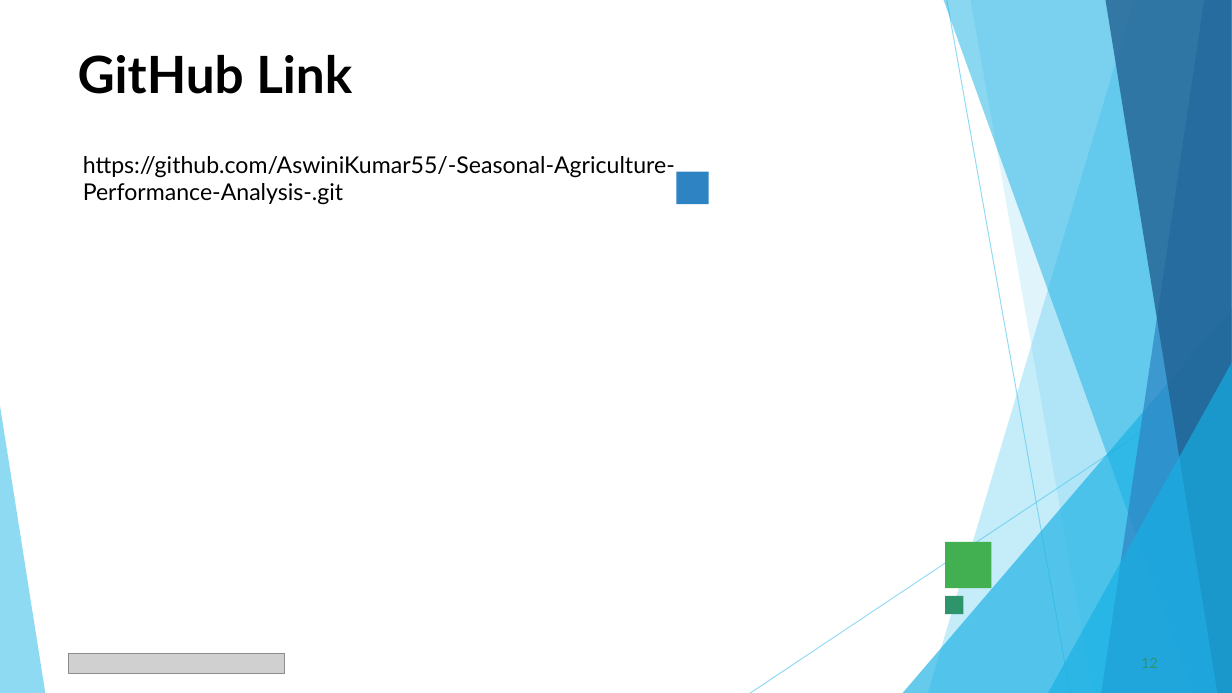
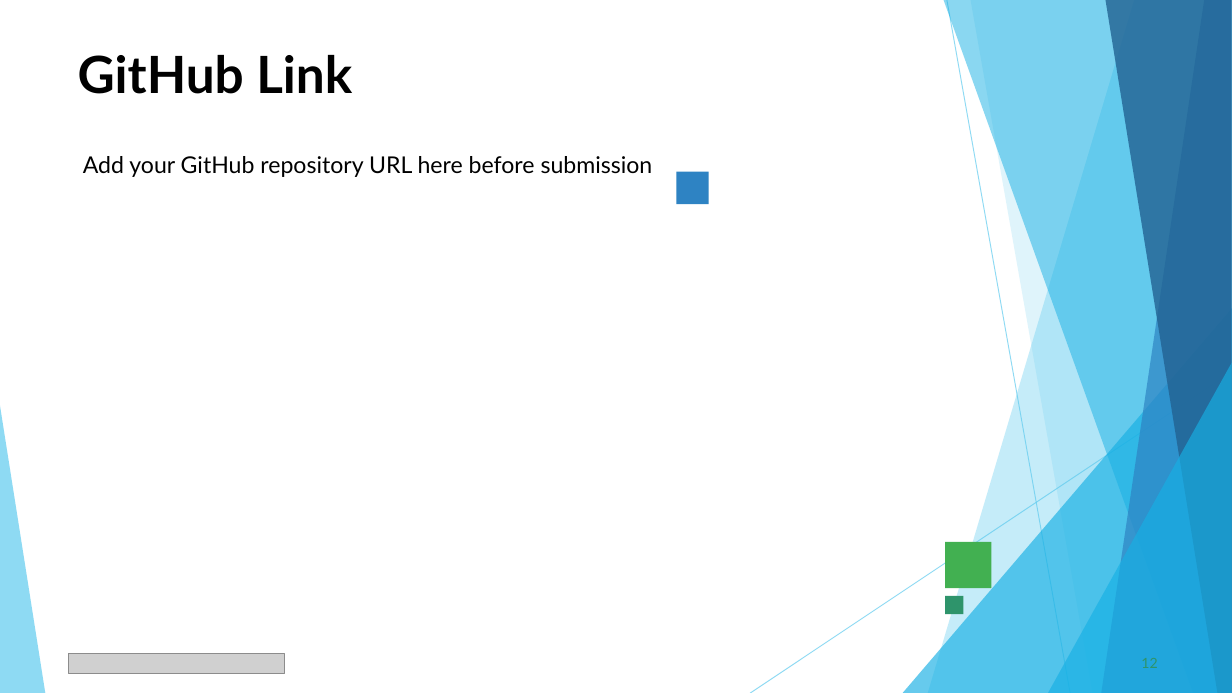
Before and after one commit to omsinghal3445/Seasonal-Agriculture-Performance-Analysis-project, a slide deck: slide 12 of Seasonal-Agriculture-Performance-Analysis/docs/VOIS_Major_Project_Seasonal_Agriculture_Performance_Analysis.pptx. Drawn at 1232x693 pixels with LibreOffice and Linux fonts; fonts in the diff are those of the drawing; grey boxes stand for pictures. Boxes give left, top, right and bottom in pixels: in the first picture for what was removed or moved away, otherwise in the second. Text is boxed around its words. In the diff, an @@ line names an element or a change of style, - is before the commit and + after.

Commit message:
Update seasonal agriculture analysis project

```diff
--- a/Seasonal-Agriculture-Performance-Analysis/docs/VOIS_Major_Project_Seasonal_Agriculture_Performance_Analysis.pptx
+++ b/Seasonal-Agriculture-Performance-Analysis/docs/VOIS_Major_Project_Seasonal_Agriculture_Performance_Analysis.pptx
@@ text at (83,156,653,177): text changed @@
-https://github.com/AswiniKumar55/-Seasonal-Agriculture-Performance-Analysis-.git
+Add your GitHub repository URL here before submission
```
Also in this commit, not shown: 1 other slide changed, 18 other files.
